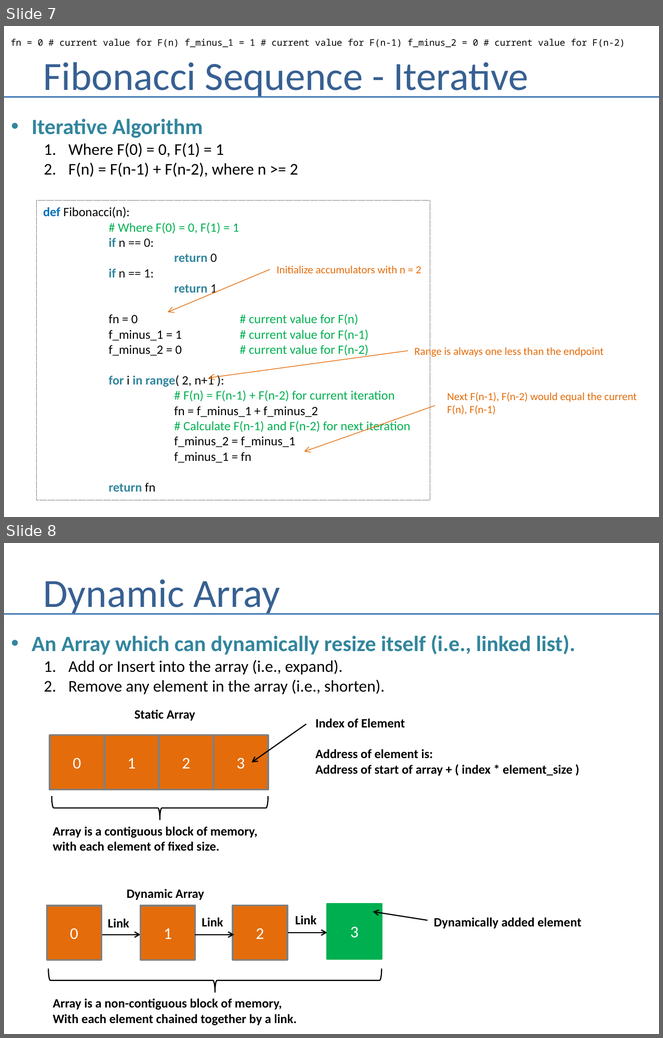
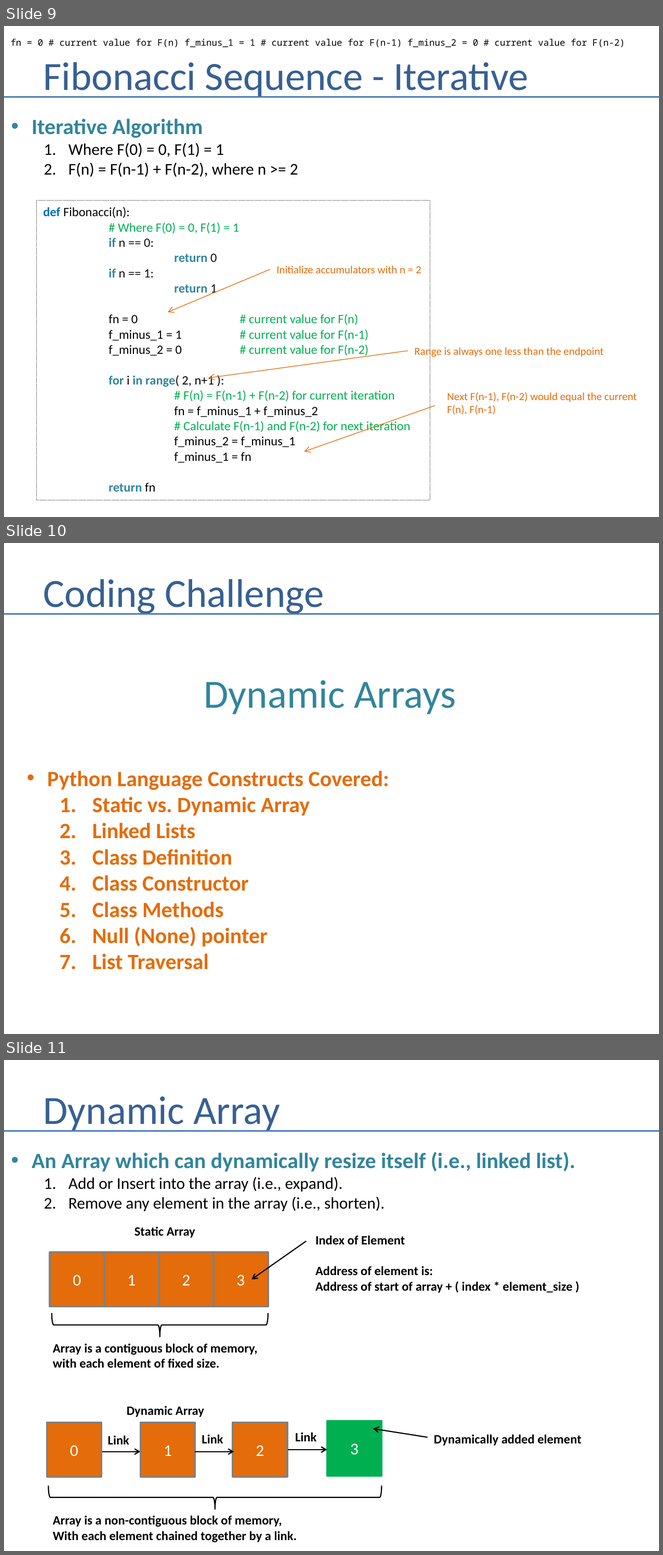
Before and after one commit to andrewferlitsch/Portland-Data-Science-Group, a slide deck: Presentations/Whiteboarding.pptx. Shown one above the other, each under a label of ours: slides 7 and 8 before the commit, slides 9, 10 and 11 after it. The pictures are 663x1038 and 663x1555 pixels, drawn with LibreOffice and Linux fonts; fonts in the diff are those of the drawing. Boxes give left, top, right and bottom in pixels: in the first picture for what was removed or moved away, otherwise in the second. Text is boxed around its words. In the diff, an @@ line names an element or a change of style, - is before the commit and + after.

```diff
--- a/Presentations/Whiteboarding.pptx
+++ b/Presentations/Whiteboarding.pptx
@@ slide 10 added at (x1=4, y1=543, x2=659, y2=1034), background #FFFFFF @@
@@ title added at (x1=44, y1=579, x2=324, y2=615), 44 pt, text #376092 @@
+Coding Challenge
@@ line added from (4, 614) to (659, 614), #4B7EBC 1.5 pt @@
@@ text added at (x1=204, y1=680, x2=456, y2=715), 44 pt, text #31859C @@
+Dynamic Arrays
@@ text added at (x1=47, y1=771, x2=389, y2=970), 24 pt, text #E46C0A, bold @@
+• Python Language Constructs Covered:
+  1. Static vs. Dynamic Array
+  2. Linked Lists
+  3. Class Definition
+  4. Class Constructor
+  5. Class Methods
+  6. Null (None) pointer
+  7. List Traversal
@@ what was slide 7 is now slide 9 @@
@@ what was slide 8 is now slide 11 @@
```
Also in this commit, not shown: 5 slides changed, 32 other slides added.
